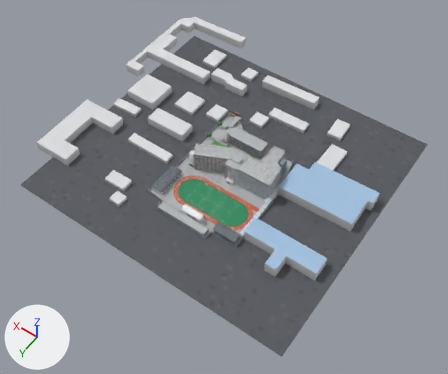
Renders of the glTF model public/models/west-campus.glb from each side of a commit.
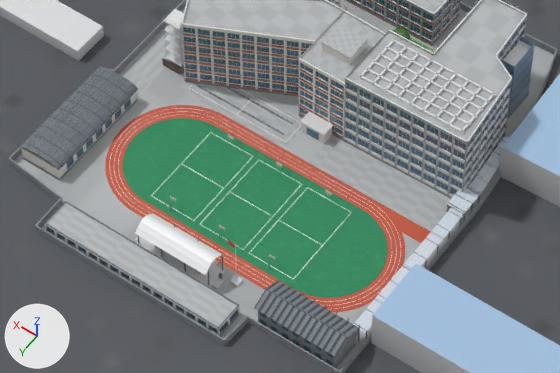
Each version appears first whole from a 50 mm lens placed at (-256.0, 378.0, 459.0), pointed at (-41.0, 77.0, -13.0), and next in a close-up on the part from 33% to 66% of the width and 39% to 66% of the height. Every picture has the same lights, and +X, +Y and +Z are marked at lower left. The first two pictures are the older version. Vertices at exactly the same position are counted once.

The first close-up shows 'Campus_Ground_West', 'Context_West', 'W-B1', 'W-B2', 'W-B3', 'W-B4', 'W-B5', 'W-B6', 'W-H1', 'W-MC', 'W-P1', 'W-P2' and 3 more.
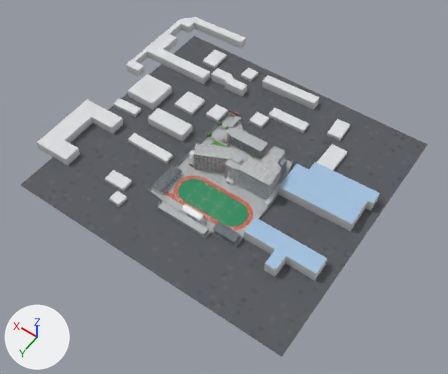
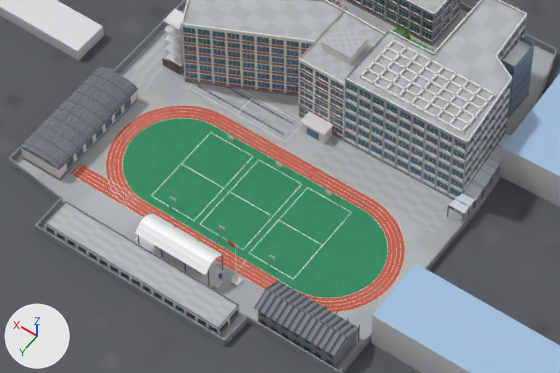
What differs and where, as boxes (x1, y1, x2, y2) in the close-ups (560 x 373 px):
'W-P1', reshaped
    before: (105, 105, 430, 313)
    after: (70, 105, 405, 313)
'W-MC', reshaped (59% narrower, 55% shorter)
    before: (353, 136, 509, 338)
    after: (447, 132, 511, 222)
part 1 of me_w_mc, rebuilt (12% narrower, 8% shorter)
    before: (447, 204, 463, 215)
    after: (449, 206, 463, 216)
part 2 of me_w_mc, rebuilt (23% narrower, 28% shorter)
    before: (447, 186, 481, 214)
    after: (449, 193, 475, 213)
part 3 of me_w_mc, rebuilt (17% wider, 15% taller)
    before: (469, 136, 509, 195)
    after: (464, 133, 511, 201)
part 4 of me_w_mc, deleted
    before: (354, 139, 505, 338)
part 5 of me_w_mc, cut back
    before: (353, 208, 463, 334)
    after: (452, 151, 495, 202)
part 6 of me_w_p1, reshaped
    before: (112, 108, 430, 303)
    after: (70, 105, 405, 312)

What the commit changed:
me_w_mc is used by ob_w_mc; location (0.0, 0.0, 0.0).
me_w_mc had 388 vertices, 562 faces and spanned x -93.8..-88.0, y 55.0..123.5, z 0.0..5.1.
me_w_mc now has 264 vertices, 380 faces and spans x -93.7..-88.1, y 53.9..81.6, z 0.0..4.9.
me_w_mc part 1: the loose piece of 4 vertices spanning x -93.5..-88.7, y 81.6, z 4.0..5.1 is rebuilt with 4 vertices and now spans x -93.5..-89.2, y 81.5, z 3.8..4.9.
me_w_mc part 2: the loose piece of 4 vertices spanning x -93.6..-88.6, y 74.0..81.5, z 4.9 is rebuilt with 4 vertices and now spans x -93.6..-89.1, y 76.2..81.4, z 4.8.
me_w_mc part 3: the loose piece of 4 vertices spanning x -93.4..-88.4, y 55.0..74.0, z 4.0 is rebuilt with 4 vertices and now spans x -93.4..-88.1, y 54.0..76.2, z 4.1.
me_w_mc part 4: 33 loose pieces with 260 vertices, spanning x -93.8..-88.0, y 56.4..122.6, z 0.0..5.1, are deleted.
me_w_mc part 5: 4 vertices removed from x -93.5..-89.9, y 81.5..123.5, z 4.4; 28 vertices added at x -93.4..-88.1, y 54.0..81.6, z 3.8..4.9.
Other edits to the shape of me_w_mc do not show in these pictures.
me_w_p1 is used by ob_w_p1; location (0.0, 0.0, 0.0).
me_w_p1 had 1378 vertices, 1036 faces and spanned x -91.5..-8.0, y 87.5..124.5, z 0.0..4.0.
me_w_p1 now has 1954 vertices, 1322 faces and spans x -89.5..-6.4, y 87.5..124.5, z 0.0..4.0.
me_w_p1 part 6: 34 vertices moved within x -87.7..-9.8, y 89.3..122.7, z 0.1; 20 vertices removed from x -91.5..-9.8, y 87.5..122.7, z 0.1; 472 vertices added at x -89.5..-6.4, y 87.5..124.5, z 0.1.
Other edits to the shape of me_w_p1 do not show in these pictures.
